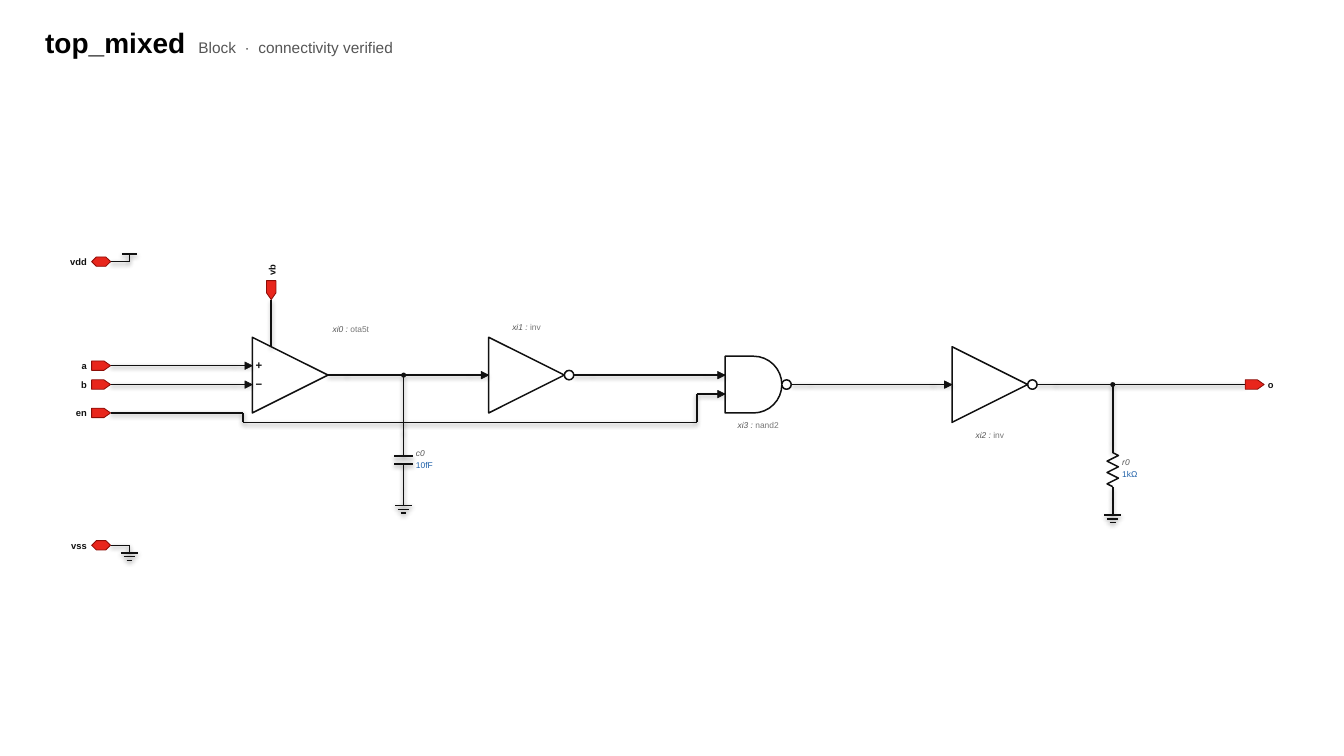
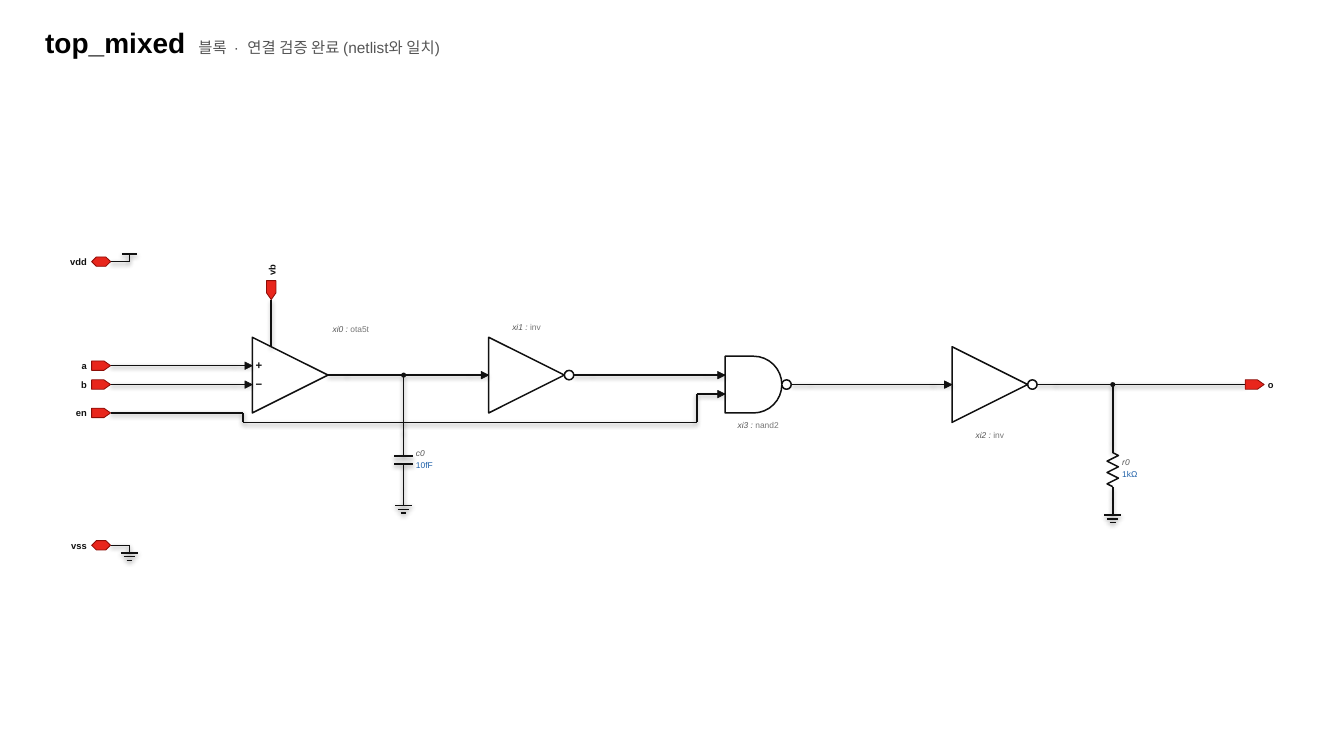
Before and after one commit to jmseo16/etf-dashboard, a slide deck: slide 1 of examples/virtuoso_style_schematic.pptx. Drawn at 1344x756 pixels with LibreOffice and Linux fonts; fonts in the diff are those of the drawing. Boxes give left, top, right and bottom in pixels: in the first picture for what was removed or moved away, otherwise in the second. Text is boxed around its words. In the diff, an @@ line names an element or a change of style, - is before the commit and + after.

```diff
--- a/examples/virtuoso_style_schematic.pptx
+++ b/examples/virtuoso_style_schematic.pptx
@@ text at (45, 32, 440, 58): text changed @@
-top_mixed Block · connectivity verified
+top_mixed 블록 · 연결 검증 완료 (netlist와 일치)
```
Also in this commit, not shown: 3 other slides changed, 14 other files.
